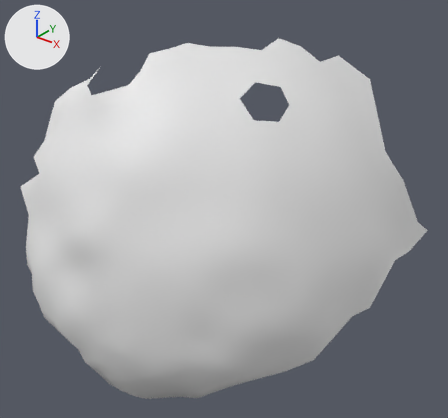
Before and after pictures for a commit that changed the OBJ model res/final/onecam_fullvolume/07/cleanedup/FullVolium.000327.obj.
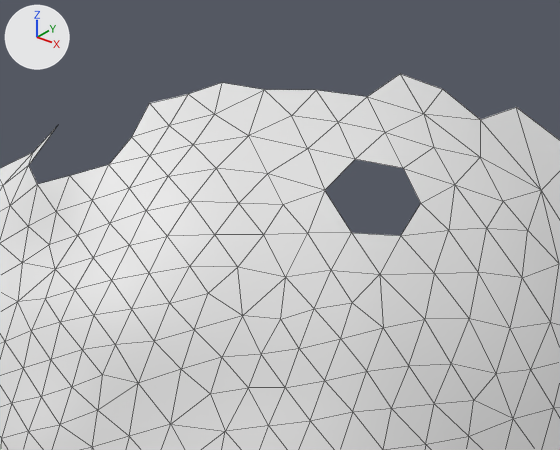
Each version is shown whole from a 50 mm lens placed at (-434.8, 305.3, 291.1), pointed at (-545.4, 443.4, 205.4), then close up on the part from 16% to 81% of the width and 0% to 56% of the height. The lights are fixed; the arrows at upper left show +X, +Y and +Z. The close-ups show mesh edges as thin lines. Where no turn or scale is listed for an object, it has been applied to the vertices.

In view in the first close-up: 'FullVolium.000327'.
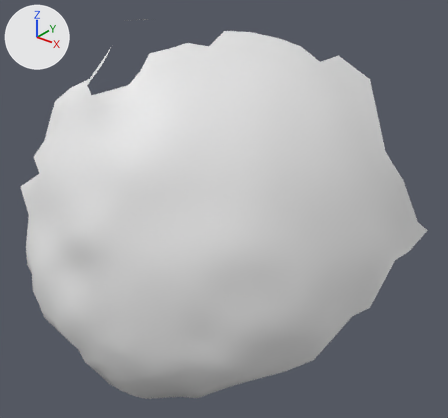
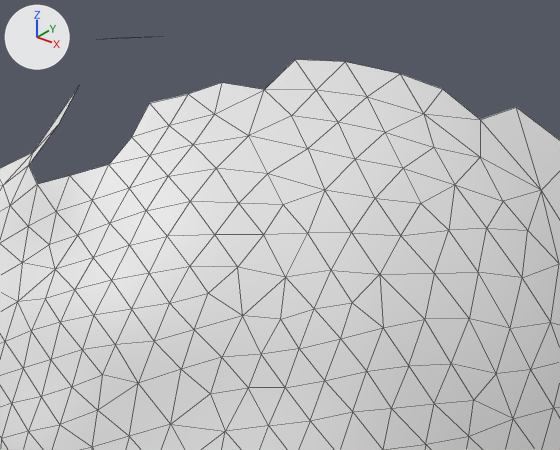
What differs and where, as boxes (x1, y1, x2, y2) in the close-ups (560 x 450 px):
'FullVolium.000327', reshaped: before (0, 74, 560, 450); after (0, 37, 560, 450)
part 1 of me_fullvolium_000327, added: after (265, 59, 421, 236)
part 2 of me_fullvolium_000327, added: after (34, 89, 77, 151)

Patch to the scene script:
```diff
--- a/res/final/onecam_fullvolume/07/cleanedup/FullVolium.000327.obj.py
+++ b/res/final/onecam_fullvolume/07/cleanedup/FullVolium.000327.obj.py
@@ me_fullvolium_000327 @@
 # used by ob_fullvolium_000327; location = (0.0, 0.0, 0.0)
 # verts and faces of me_fullvolium_000327; kept vertices keep their numbers, new ones are numbered from 377
 # before: 199 (-571.8, 421.5, 251.1) at pixel (58, 124), 312 (-576.0, 419.8, 246.8) at pixel (33, 152)
-me_fullvolium_000327.from_pydata(...)  # 377 vertices, 707 faces; spans x -599.4..-492.2, y 388.7..478.2, z 118.4..257.6
+me_fullvolium_000327.from_pydata(...)  # 384 vertices, 719 faces; spans x -599.4..-492.2, y 388.7..478.2, z 118.4..261.3
+# me_fullvolium_000327 part 1
+# 3 vertices are added at (-525.4, 436.1, 245.2), (-541.6, 450.8, 259.4), (-546.7, 445.5, 259.9)
+# 10 new faces join them
+# me_fullvolium_000327 part 2
+verts[380] = (-572.8, 426.9, 255.9)
+faces += [(199, 380, 312)]
```
